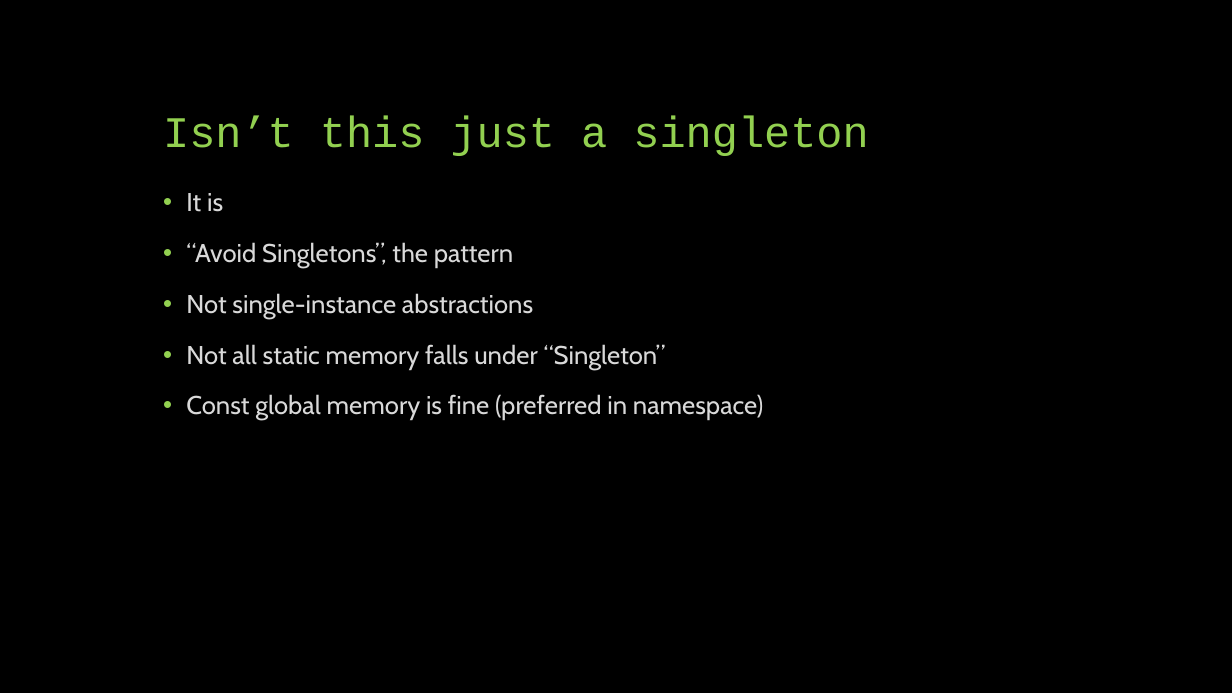
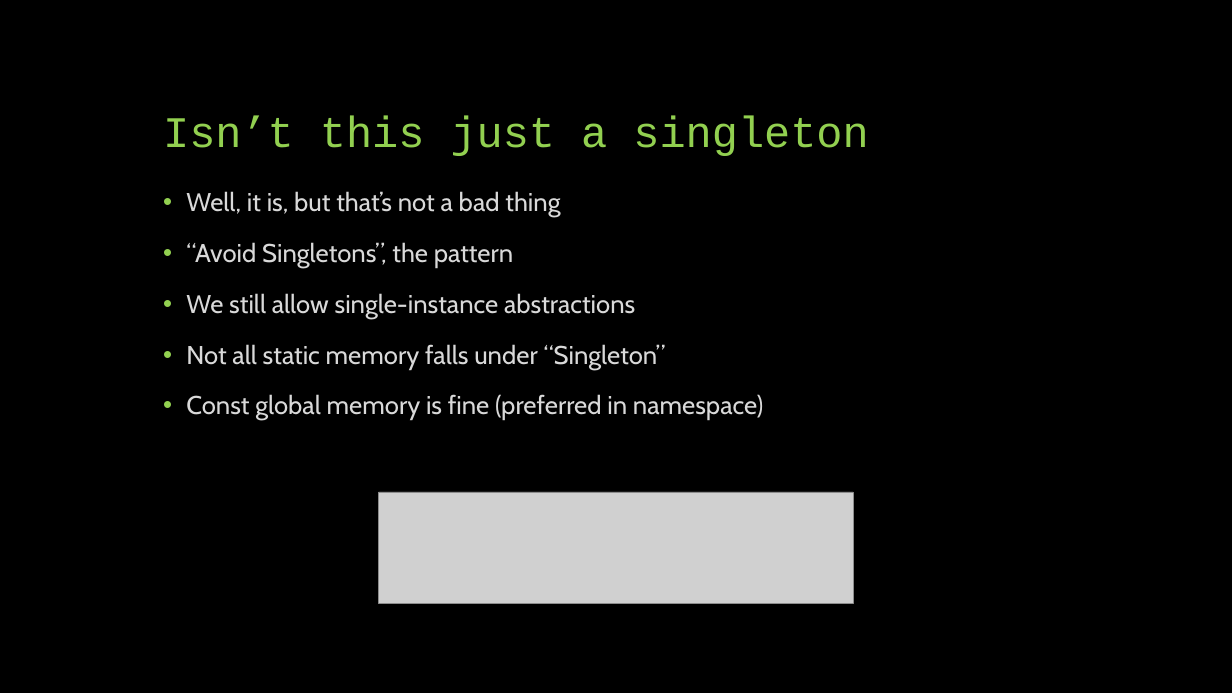
Before and after one commit to FHorrie/Prog4Presentation, a slide deck: slide 9 of Beautiful C++ ch3-2 I.3.pptx. Drawn at 1232x693 pixels with LibreOffice and Linux fonts; fonts in the diff are those of the drawing; grey boxes stand for pictures. Boxes give left, top, right and bottom in pixels: in the first picture for what was removed or moved away, otherwise in the second. Text is boxed around its words. In the diff, an @@ line names an element or a change of style, - is before the commit and + after.

```diff
--- a/Beautiful C++ ch3-2 I.3.pptx
+++ b/Beautiful C++ ch3-2 I.3.pptx
@@ text at (186, 191, 560, 217): text changed @@
-• It is
+• Well, it is, but that’s not a bad thing
@@ text at (186, 293, 635, 318): text changed @@
-• Not single-instance abstractions
+• We still allow single-instance abstractions
@@ picture added at (379, 492, 854, 604) @@
```
Also in this commit, not shown: 1 other slide changed.
